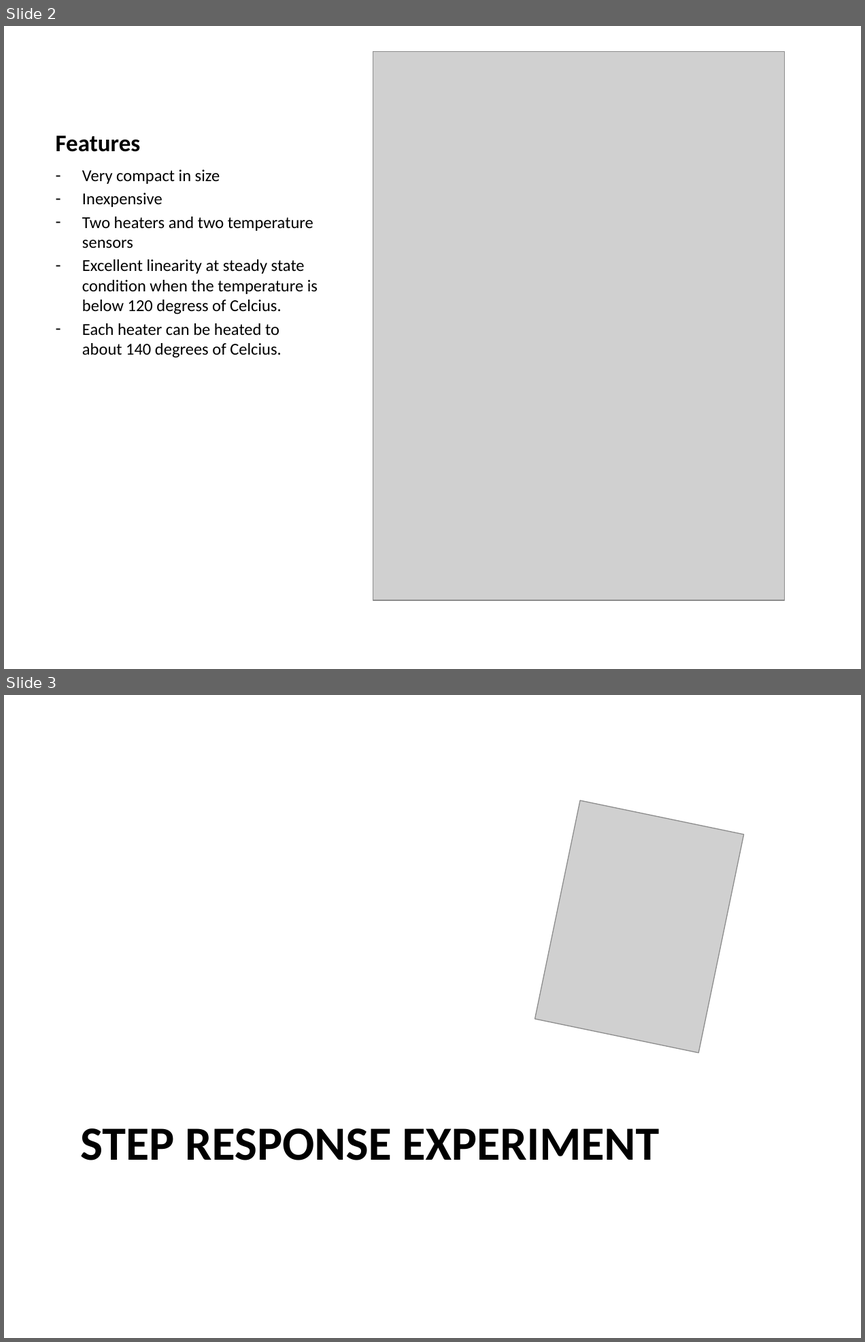
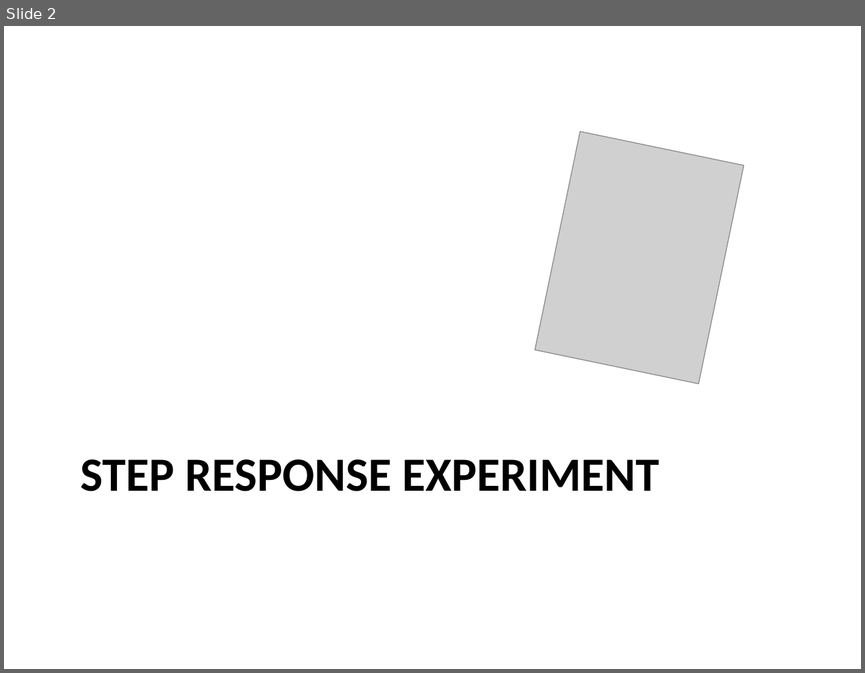
Before and after one commit to auralius/up_temperature_control_device, a slide deck: Activities/Presentations/Lab 2.pptx. Shown one above the other, each under a label of ours: slides 2 and 3 before the commit, slide 2 after it. The pictures are 865x1342 and 865x673 pixels, drawn with LibreOffice and Linux fonts; fonts in the diff are those of the drawing; grey boxes stand for pictures. Boxes give left, top, right and bottom in pixels: in the first picture for what was removed or moved away, otherwise in the second. Text is boxed around its words. In the diff, an @@ line names an element or a change of style, - is before the commit and + after.

```diff
--- a/Activities/Presentations/Lab 2.pptx
+++ b/Activities/Presentations/Lab 2.pptx
@@ slide 2 removed at (4, 26, 861, 669), background #FFFFFF @@
@@ picture removed at (373, 52, 784, 600) @@
@@ title removed at (56, 135, 141, 152) @@
-Features
@@ text removed at (82, 169, 317, 358) @@
-– Very compact in size
-– Inexpensive
-– Two heaters and two temperature sensors
-– Excellent linearity at steady state condition when the temperature is below 120 degress of Celcius.
-– Each heater can be heated to about 140 degrees of Celcius.
@@ what was slide 3 is now slide 2 @@
```
Also in this commit, not shown: 3 slides changed, 1 slide added, 1 other slide removed, 4 other files.
